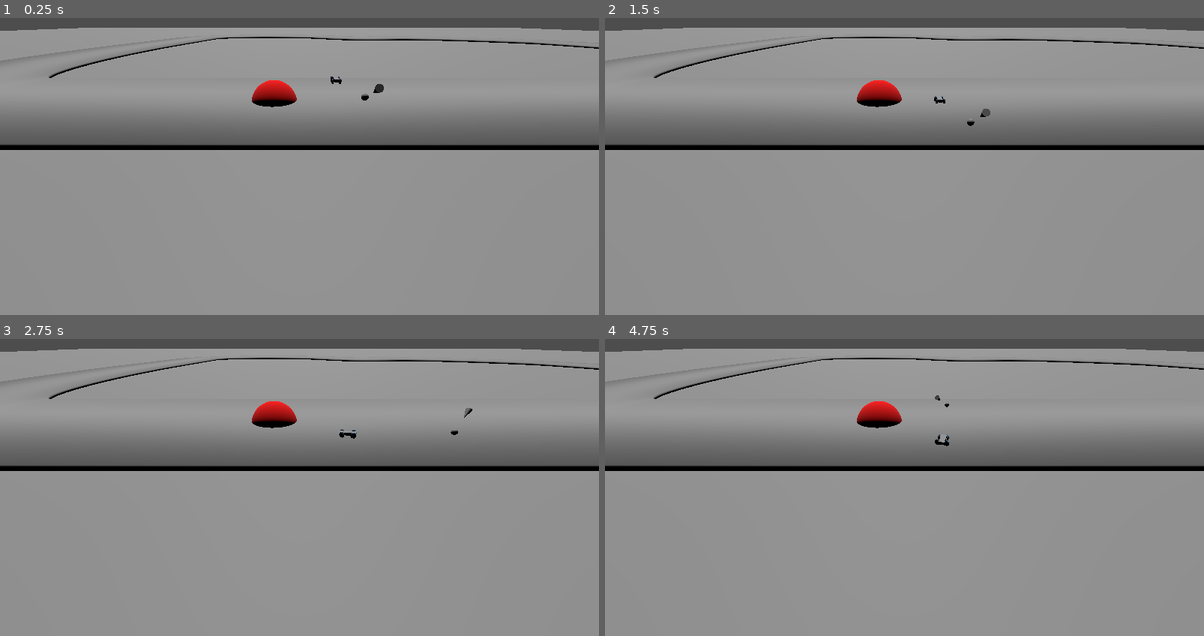
Above: before the commit, frames 1-4 (two rows, left to right).
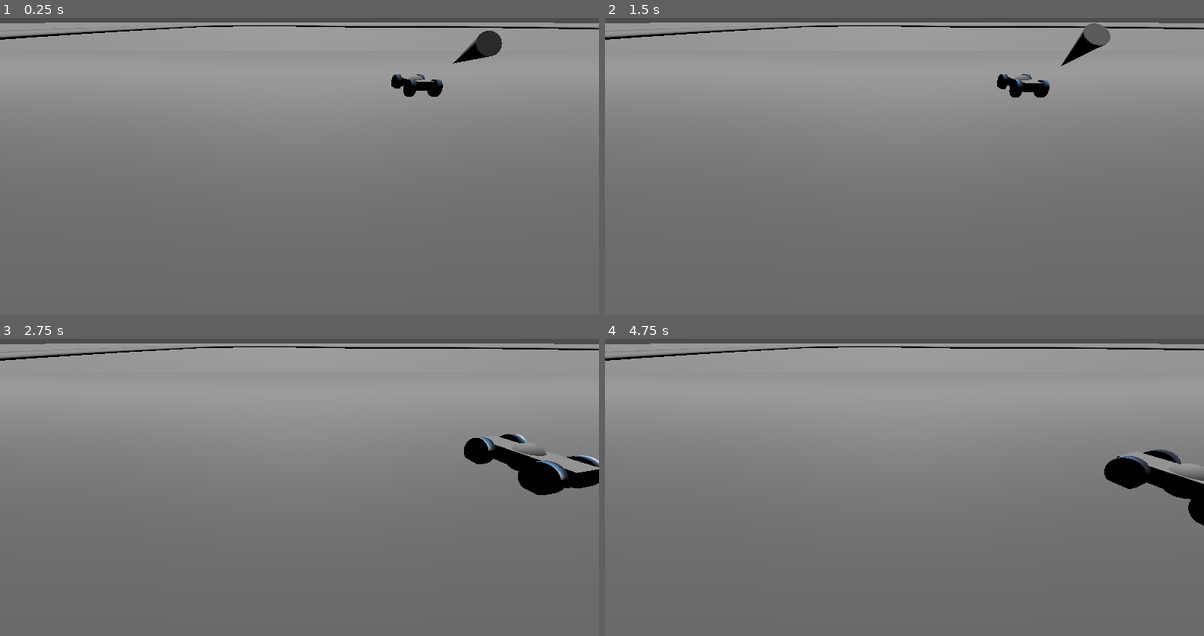
Above: after the commit, the same moments.

Repository: Eefschmeef2310/GDS-2
Game: Godot game, scene res://debug_and_testing/test_track.tscn
Same seed, same stepped clock (60 frames per second), same inputs: the game is played once before the commit and once after it. The project has no main scene, so this scene is started directly. The engine's default icon, where the game draws it, is replaced by a stand-in: a white triangle on a blue panel in a dark square.
Inputs:
- Up to frame 1 (0.25 s): no input
- Up to frame 2 (1.5 s): hold D (Right) 0.53-1.28 s; hold S (Down) from 1.28 s (still down)
- Up to frame 3 (2.75 s): release S (Down) at 2.03 s; hold D (Right) from 2.03 s (still down)
- Up to frame 4 (4.75 s): release D (Right) at 2.78 s; hold W (Up) 2.78-3.53 s; hold A (Left) from 3.53 s (still down)

The runs differ from the first frame. In frame 1, 63% of the frame differs, in the area x 0-100%, y 1-100%; in frame 2, 63%; in frame 3, 63%; in frame 4, 63%.

Commit message:
need to stop understeer

Diff:
--- a/debug_and_testing/test_track.tscn
+++ b/debug_and_testing/test_track.tscn
@@ -35,7 +35,7 @@
 shape = SubResource("ConvexPolygonShape3D_bpd1i")
 
 [node name="Kart" parent="." instance=ExtResource("1_tw5a5")]
-transform = Transform3D(1, 0, 0, 0, 1, 0, 0, 0, 1, -7.33467, 6.79969, -73.9125)
+transform = Transform3D(1, 0, 0, 0, 1, 0, 0, 0, 1, -7.33467, 1.61147, -73.9125)
 
 [node name="TrackTracker" parent="Kart" index="8" node_paths=PackedStringArray("track", "test_ball")]
 track = NodePath("../../Track")
@@ -45,7 +45,7 @@
 transform = Transform3D(0.910438, 0.413645, 0, -0.183636, 0.404187, 0.896053, 0.370648, -0.815801, 0.443947, 0, 0, 0)
 
 [node name="Camera3D" type="Camera3D" parent="."]
-transform = Transform3D(-1, 1.42109e-14, 8.74227e-08, 4.37114e-08, 0.866025, 0.5, -7.57103e-08, 0.5, -0.866025, 0, 16, -119)
+transform = Transform3D(-1, 1.42109e-14, 8.74227e-08, 4.37114e-08, 0.866025, 0.5, -7.57103e-08, 0.5, -0.866025, 0, 5, -88)
 current = true
 
 [node name="Track" type="Path3D" parent="."]
@@ -68,6 +68,7 @@
 smooth_faces = true
 
 [node name="MeshInstance3D" type="MeshInstance3D" parent="."]
+visible = false
 mesh = SubResource("SphereMesh_6mdfc")
 
 [editable path="Kart"]
--- a/kart/kart.tscn
+++ b/kart/kart.tscn
@@ -38,10 +38,13 @@
 center_of_mass_mode = 1
 center_of_mass = Vector3(0, -0.1, 0.5)
 script = ExtResource("1_bsaip")
+max_steer = 0.1
+engine_power = 200
 camera_pivot = NodePath("CamPivot")
 camera = NodePath("CamPivot/Camera3D")
 
 [node name="CamPivot" type="Node3D" parent="."]
+top_level = true
 
 [node name="Camera3D" type="Camera3D" parent="CamPivot"]
 transform = Transform3D(-1, 0, 8.74228e-08, 4.37114e-08, 0.866025, 0.5, -7.57103e-08, 0.5, -0.866025, 0, 2, -4)
--- a/kart/kart_controller.gd
+++ b/kart/kart_controller.gd
@@ -14,7 +14,10 @@
 	#@export_subgroup("Subgroup")
 
 @export_range(0, PI) var max_steer : float = 0.8 #IN RADIANS
-@export var engine_power : int = 300
+@export var max_speed = 500
+@export var engine_power : int = 300:
+	set(value):
+		engine_power = clamp(value, 0, max_speed)
 
 @export_group("Node References")
 @export var camera_pivot : Node3D
@@ -36,10 +39,12 @@
 	steering = move_toward(steering, Input.get_axis("Right", "Left") * max_steer, delta * 2.5)
 	engine_force = Input.get_axis("Down", "Up") * engine_power
 
-	camera_pivot.global_position = camera_pivot.global_position.lerp(global_position, delta * 20.0)
+	camera_pivot.global_position = global_position
+	#camera_pivot.global_position = camera_pivot.global_position.lerp(global_position, delta * 20.0)
 	camera_pivot.transform = camera_pivot.transform.interpolate_with(transform, delta * 5.0)
-	look = look.lerp(global_position + linear_velocity, delta * 5.0)
-	#camera.look(look)
+	look = look.lerp(global_position + linear_velocity, delta * 50.0)
+	#look = global_position + linear_velocity
+	camera.look_at(look)
 
 #endregion
 
